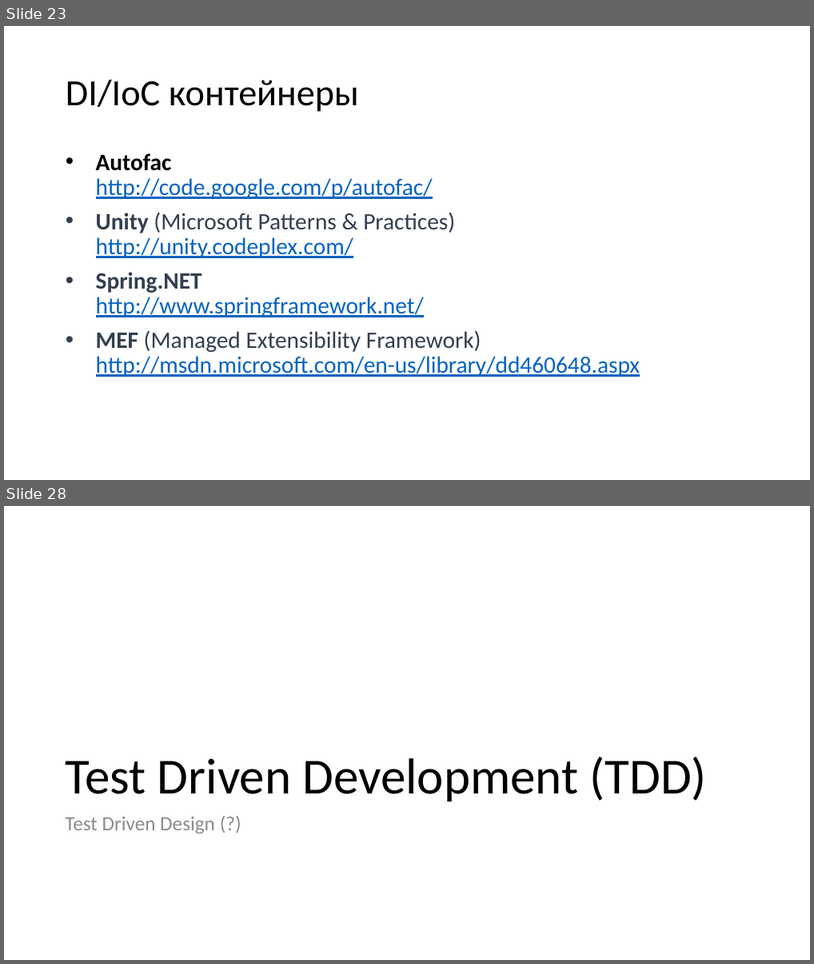
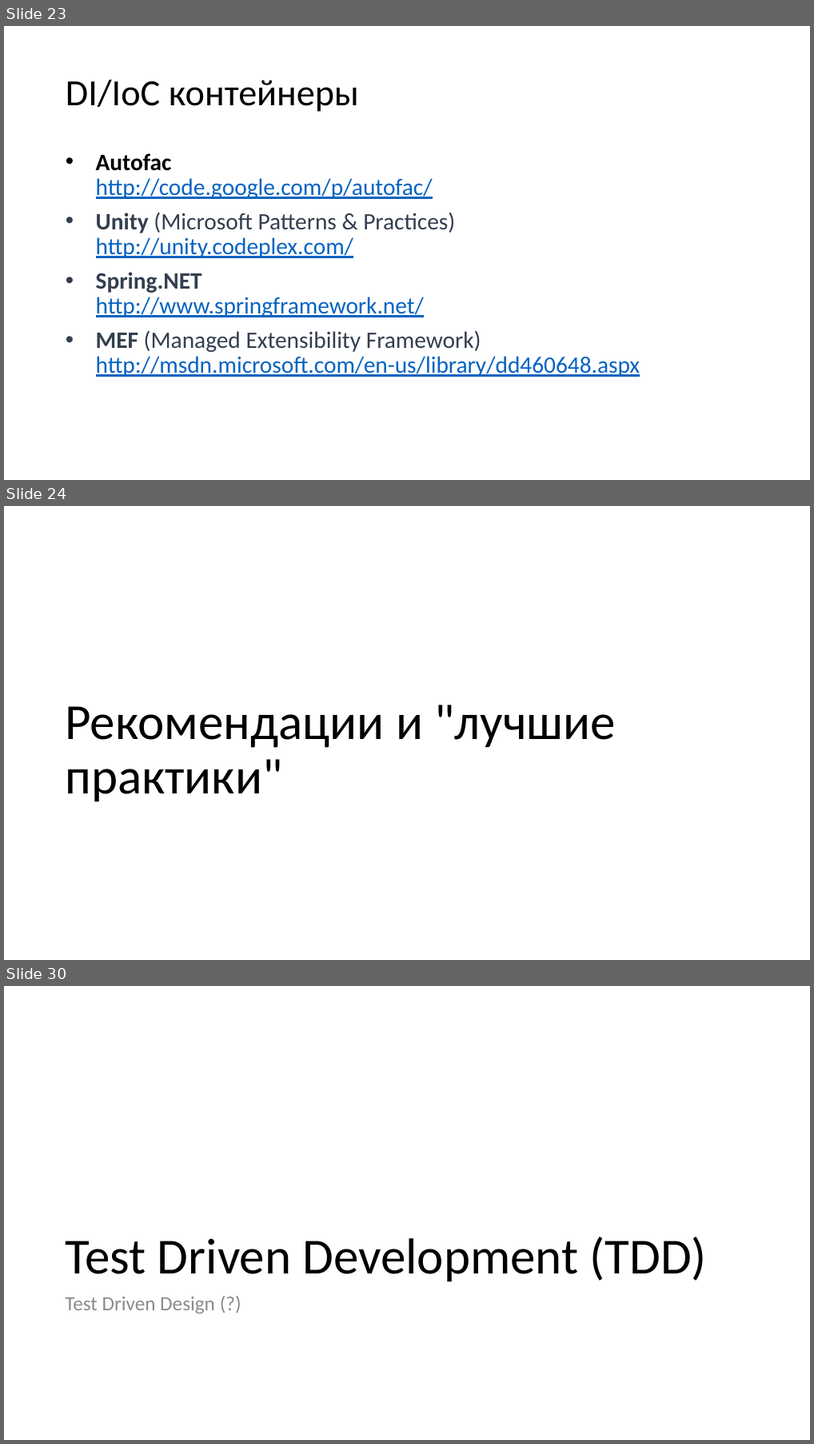
Before and after one commit to MihailRomanov/DevTools_Course, a slide deck: Lections/03_Unit_tests.pptx. Shown one above the other, each under a label of ours: slides 23 and 28 before the commit, slides 23, 24 and 30 after it; the slides between them are not shown. The pictures are 814x964 and 814x1444 pixels, drawn with LibreOffice and Linux fonts; fonts in the diff are those of the drawing. Boxes give left, top, right and bottom in pixels: in the first picture for what was removed or moved away, otherwise in the second. Text is boxed around its words. In the diff, an @@ line names an element or a change of style, - is before the commit and + after.

```diff
--- a/Lections/03_Unit_tests.pptx
+++ b/Lections/03_Unit_tests.pptx
@@ slide 24 added at (4,506,810,960), background #FFFFFF @@
@@ title added at (65,704,616,801), 60 pt, text #000000 @@
+Рекомендации и "лучшие практики"
@@ what was slide 28 is now slide 30 @@
```
Also in this commit, not shown: 1 slide changed, 12 other slides added, 5 other files.
